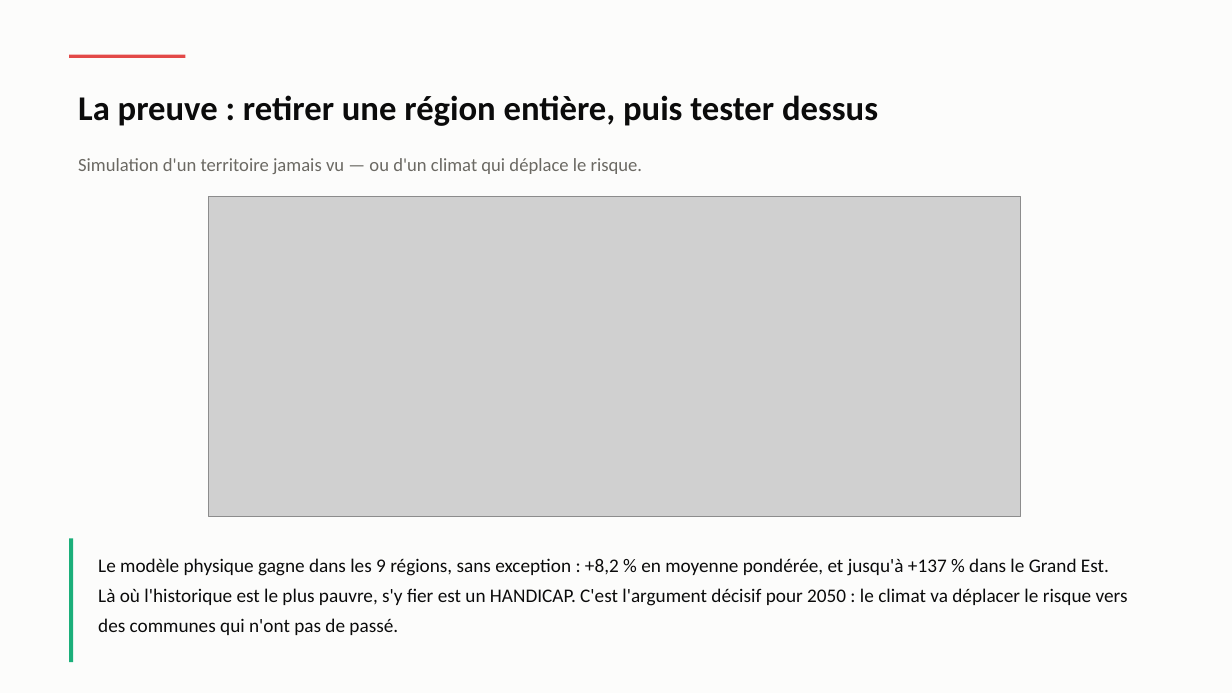
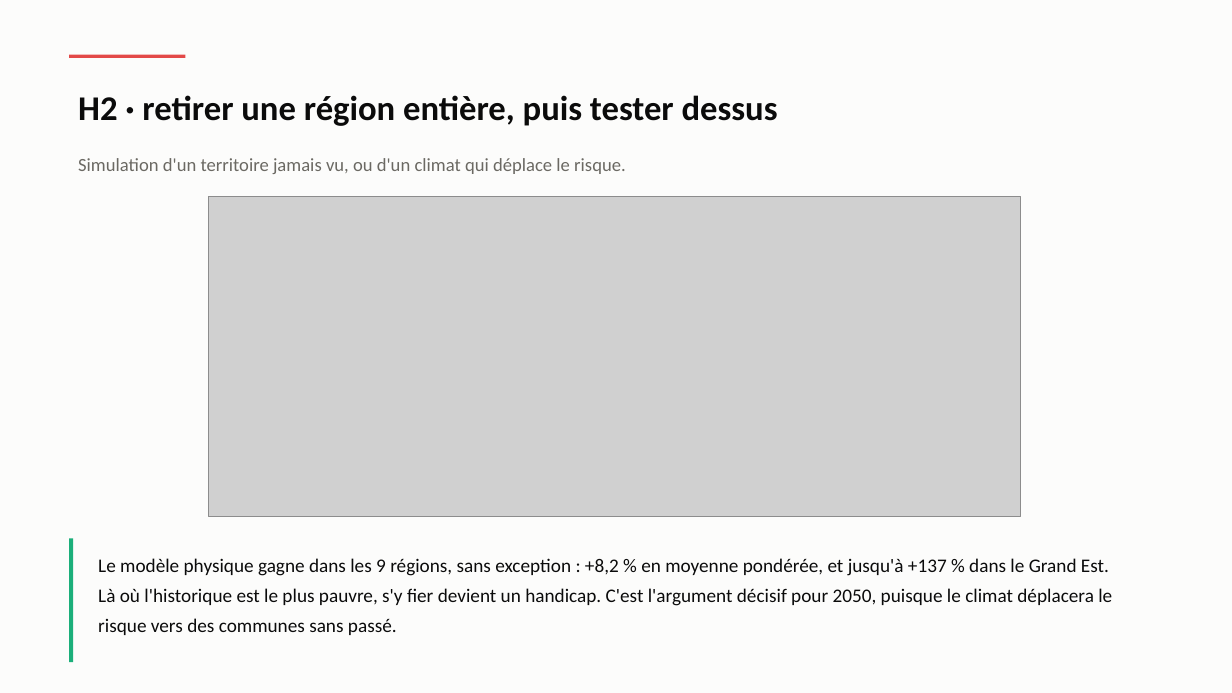
Before and after one commit to Hierogifle/terre-vent-feu-eau-data, a slide deck: slide 25 of presentation/soutenance.pptx (slide 18 before the commit). Drawn at 1232x693 pixels with LibreOffice and Linux fonts; fonts in the diff are those of the drawing; grey boxes stand for pictures. Boxes give left, top, right and bottom in pixels: in the first picture for what was removed or moved away, otherwise in the second. Text is boxed around its words. In the diff, an @@ line names an element or a change of style, - is before the commit and + after.

```diff
--- a/presentation/soutenance.pptx
+++ b/presentation/soutenance.pptx
@@ text at (x1=78, y1=95, x2=778, y2=126): text changed @@
-La preuve : retirer une région entière, puis tester dessus
+H2 · retirer une région entière, puis tester dessus
@@ text at (x1=78, y1=158, x2=626, y2=174): text changed @@
-Simulation d'un territoire jamais vu — ou d'un climat qui déplace le risque.
+Simulation d'un territoire jamais vu, ou d'un climat qui déplace le risque.
@@ text at (x1=98, y1=588, x2=1112, y2=635): text changed @@
-Là où l'historique est le plus pauvre, s'y fier est un HANDICAP. C'est l'argument décisif pour 2050 : le climat va déplacer le risque vers des communes qui n'ont pas de passé.
+Là où l'historique est le plus pauvre, s'y fier devient un handicap. C'est l'argument décisif pour 2050, puisque le climat déplacera le risque vers des communes sans passé.
```
Also in this commit, not shown: 25 other slides changed, 11 slides added, 5 slides removed, 4 other files.
